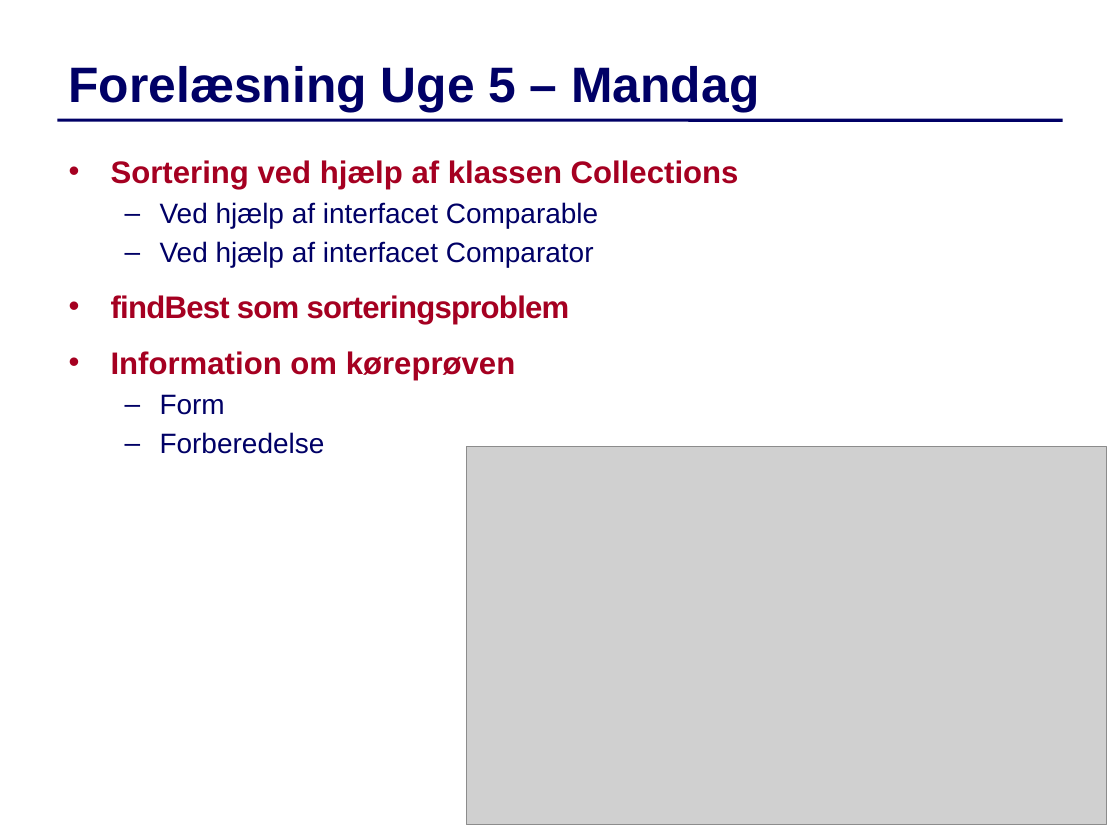
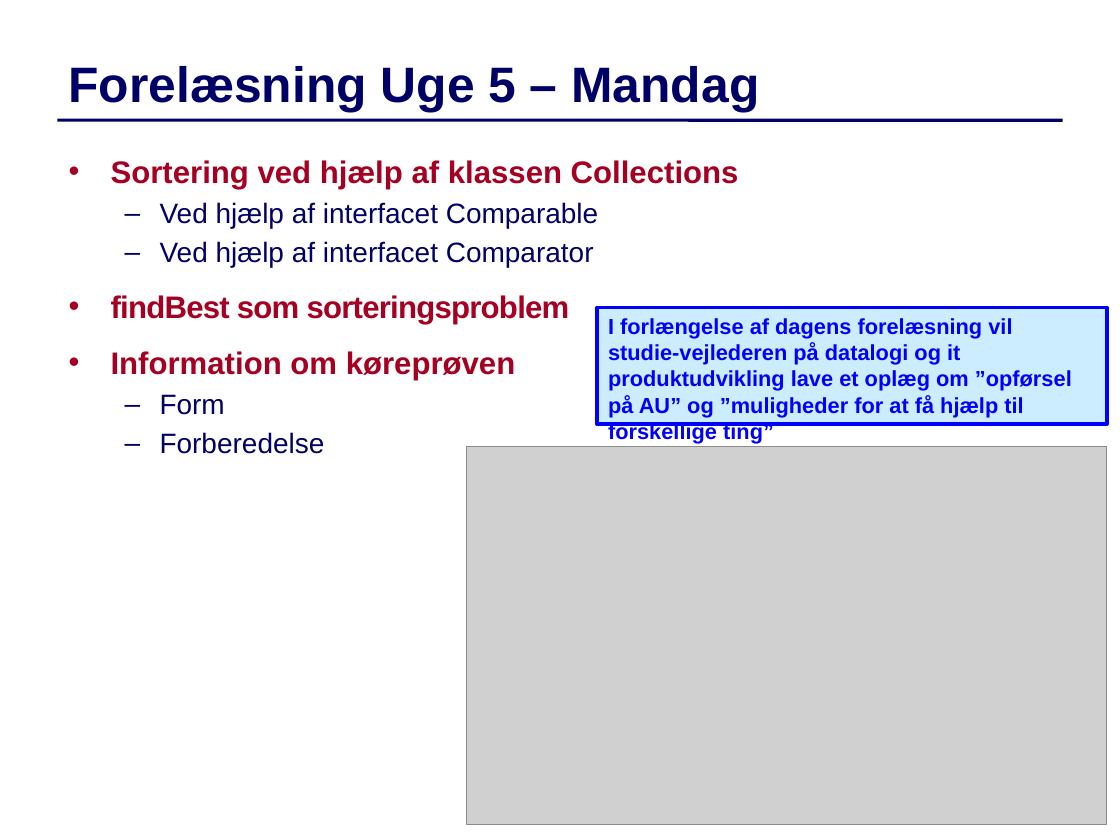
Before and after one commit to IntProgAU/Materiale, a slide deck: slide 1 of web/e22/uge_5a/Slides-Uge5-Mandag.pptx. Drawn at 1120x840 pixels with LibreOffice and Linux fonts; fonts in the diff are those of the drawing; grey boxes stand for pictures. Boxes give left, top, right and bottom in pixels: in the first picture for what was removed or moved away, otherwise in the second. Text is boxed around its words. In the diff, an @@ line names an element or a change of style, - is before the commit and + after.

```diff
--- a/web/e22/uge_5a/Slides-Uge5-Mandag.pptx
+++ b/web/e22/uge_5a/Slides-Uge5-Mandag.pptx
@@ rectangle added at <box>597,307,1107,423</box>, fill #CCECFF, outline #0000FF 2.25 pt, 14 pt, text #0000FF, bold @@
+I forlængelse af dagens forelæsning vil studie-vejlederen på datalogi og it produktudvikling lave et oplæg om ”opførsel på AU” og ”muligheder for at få hjælp til forskellige ting”
```
Also in this commit, not shown: 1 other file.
